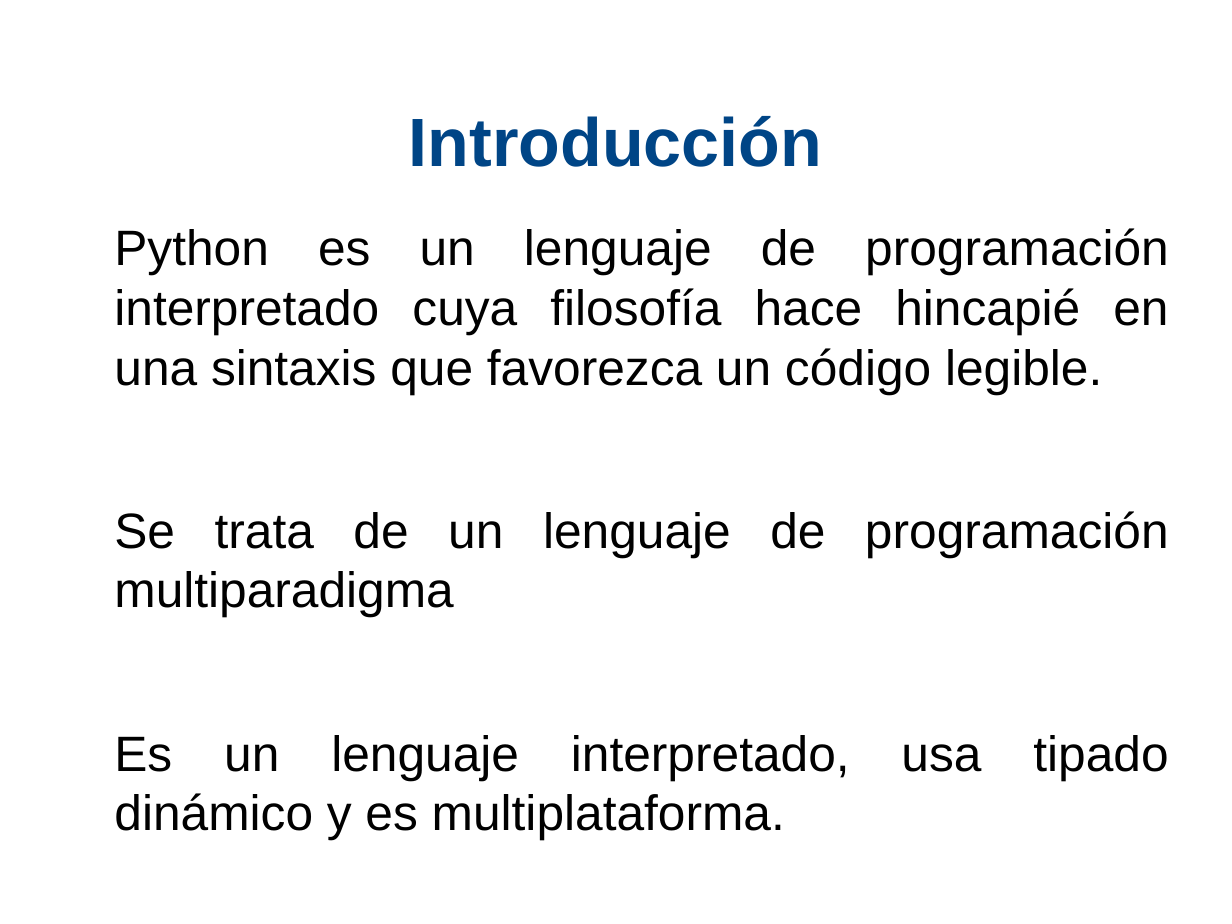
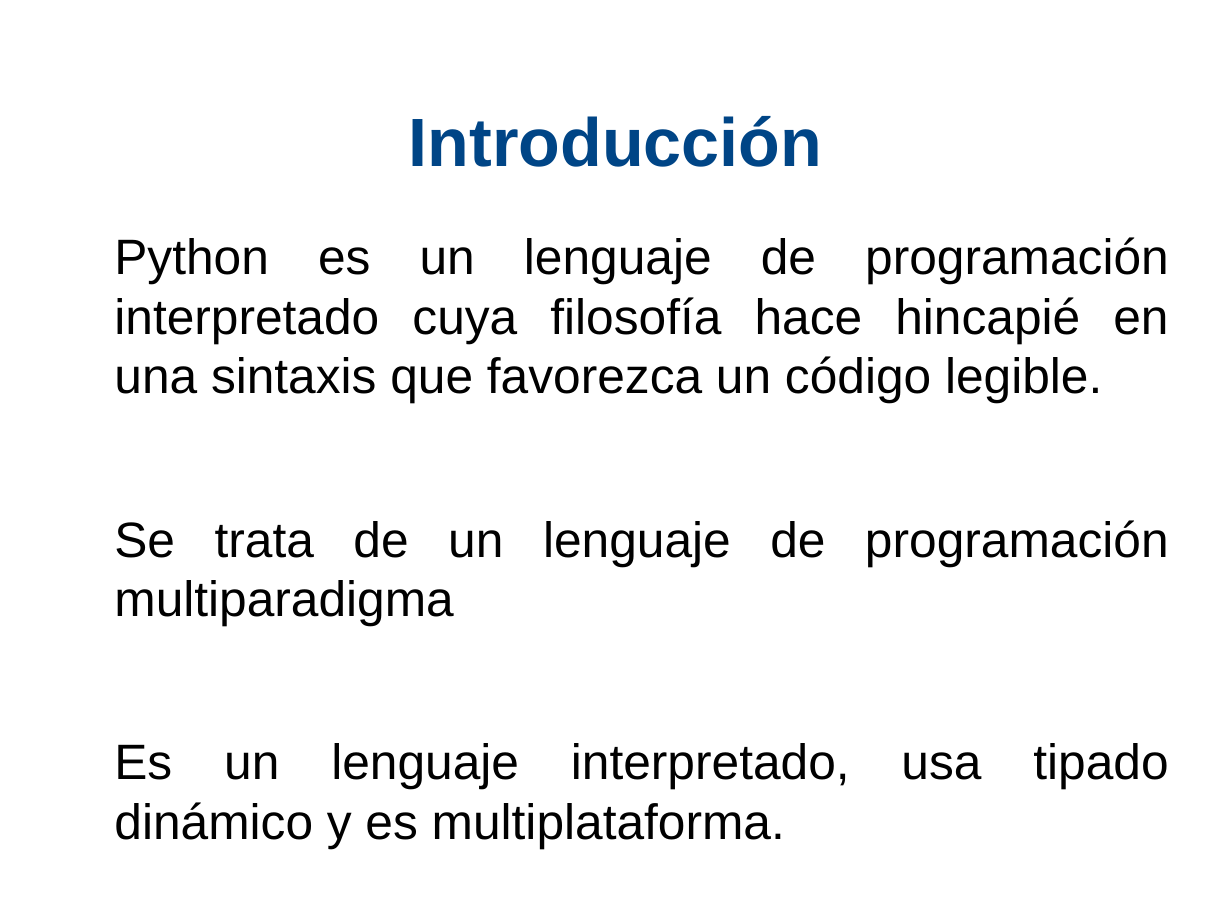
Before and after one commit to xDavidPM/Taller-Python, a slide deck: slide 2 of Python diapositiva.odp. Drawn at 1232x924 pixels with LibreOffice and Linux fonts; fonts in the diff are those of the drawing; background and template pictures are left out. Boxes give left, top, right and bottom in pixels: in the first picture for what was removed or moved away, otherwise in the second. Text is boxed around its words. In the diff, an @@ line names an element or a change of style, - is before the commit and + after.

```diff
--- a/Python diapositiva.odp
+++ b/Python diapositiva.odp
@@ text "Python es un lenguaje de ...": place and size @@
-text "Python es un lenguaje de ..." at bbox=[114, 228, 1169, 840]
+text "Python es un lenguaje de ..." at bbox=[114, 237, 1169, 849]
```
Also in this commit, not shown: 4 other slides changed, 6 slides added, 1 slide removed, 1 other file.
